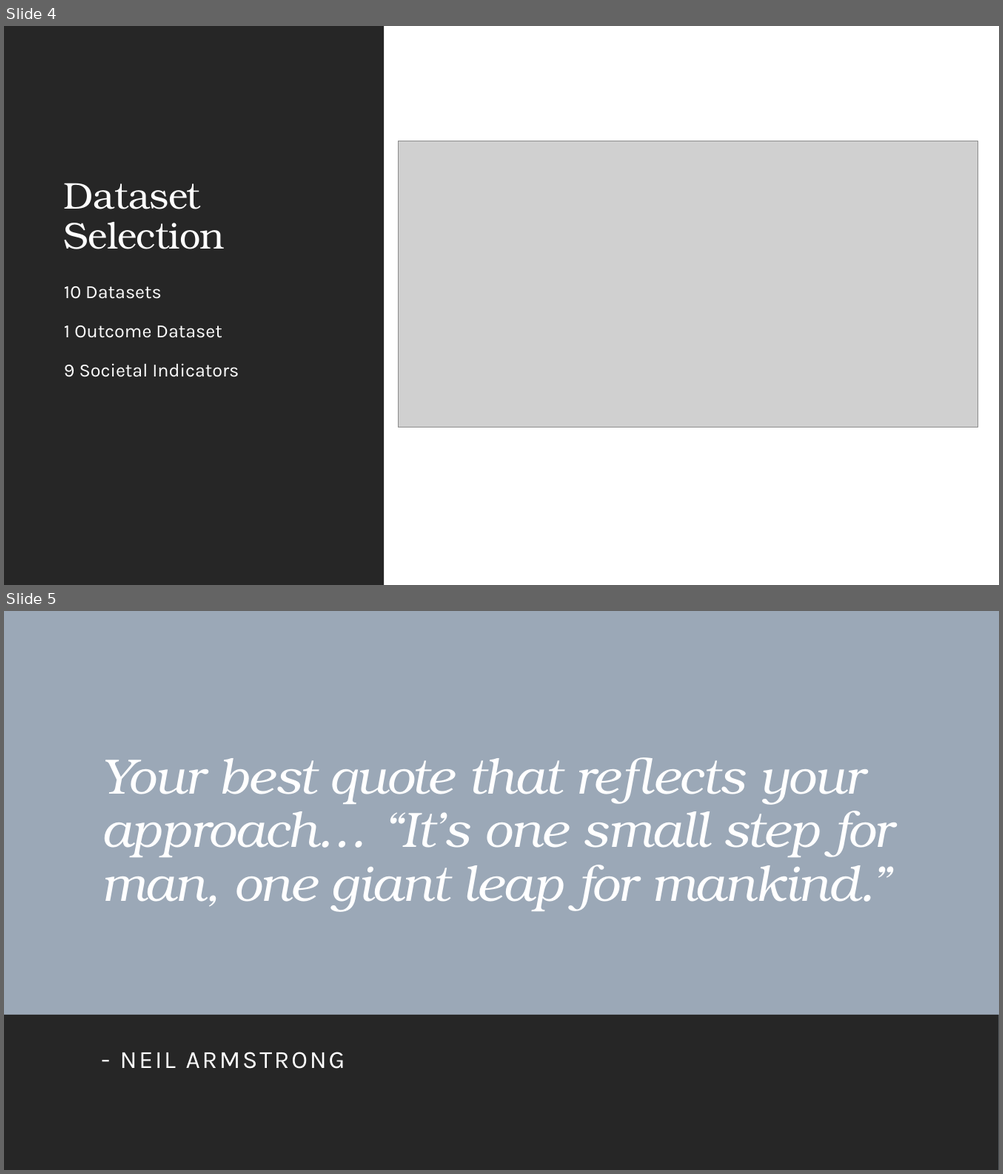
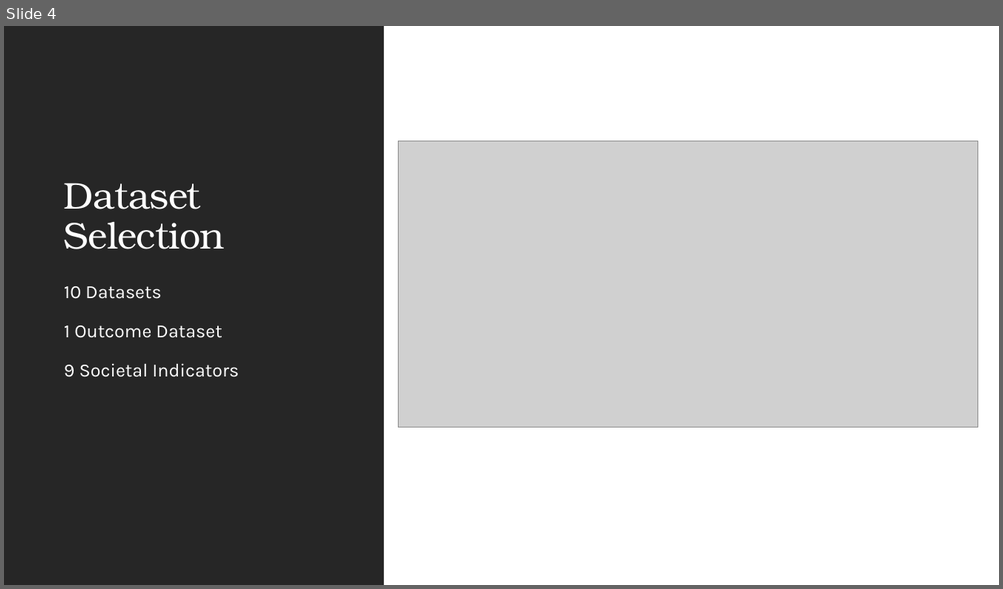
Before and after one commit to pkorat/World-Life-Expectancy-Analysis, a slide deck: Bulldogs – Project 1 Presentation.pptx. Shown one above the other, each under a label of ours: slides 4 and 5 before the commit, slide 4 after it. The pictures are 1003x1174 and 1003x589 pixels, drawn with LibreOffice and Linux fonts; fonts in the diff are those of the drawing; grey boxes stand for pictures. Boxes give left, top, right and bottom in pixels: in the first picture for what was removed or moved away, otherwise in the second. Text is boxed around its words. In the diff, an @@ line names an element or a change of style, - is before the commit and + after.

```diff
--- a/Bulldogs – Project 1 Presentation.pptx
+++ b/Bulldogs – Project 1 Presentation.pptx
@@ slide 5 removed at (4,611,999,1170), background #FFFFFF @@
@@ rectangle removed at (4,611,999,1170) @@
@@ title removed at (101,758,893,912) @@
-Your best quote that reflects your approach… “It’s one small step for man, one giant leap for mankind.”
@@ rectangle removed at (4,1015,999,1170) @@
@@ subtitle removed at (120,1052,345,1069) @@
-- NEIL ARMSTRONG
@@ rectangle removed at (4,1133,999,1170) @@
```
Also in this commit, not shown: 6 slides added.
